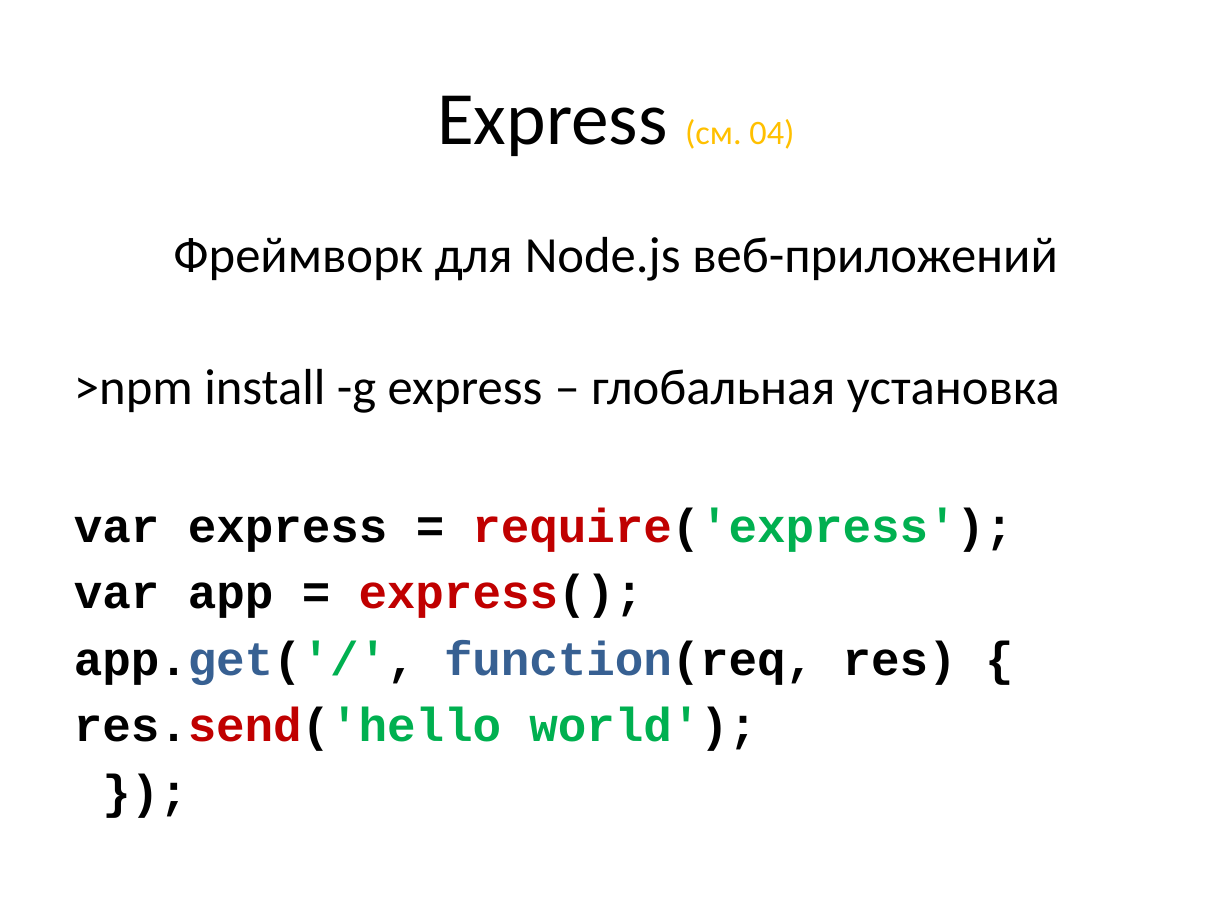
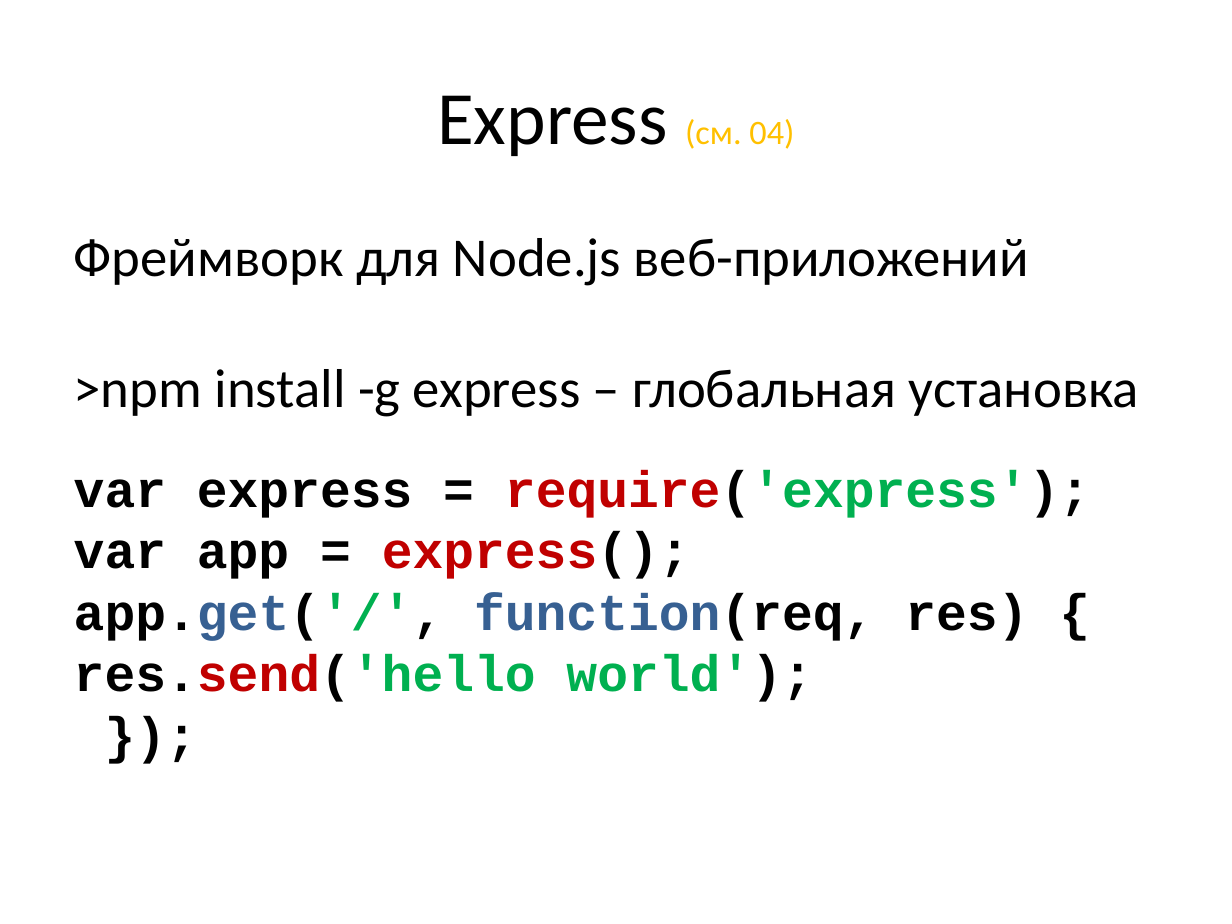
Before and after one commit to elenabenken/seminar_mongodb, a slide deck: slide 25 of seminar_presentation.pptx. Drawn at 1232x924 pixels with LibreOffice and Linux fonts; fonts in the diff are those of the drawing. Boxes give left, top, right and bottom in pixels: in the first picture for what was removed or moved away, otherwise in the second. Text is boxed around its words. In the diff, an @@ line names an element or a change of style, - is before the commit and + after.

```diff
--- a/seminar_presentation.pptx
+++ b/seminar_presentation.pptx
@@ text "Фреймворк для Node.js веб-приложений" at (74,238,1139,702): size 29.6 to 32 pt in "Фреймворк для Node.js веб-приложений", ">npm install -g express – глобальная установка"; size 27.8 to 30 pt in "var express = require('express');", "var app = express();", "app.get('/', function(req, res) {", "res.send('hello world');" and 1 more places; less space between paragraphs @@
```
Also in this commit, not shown: 44 other slides changed, 1 slide removed.
